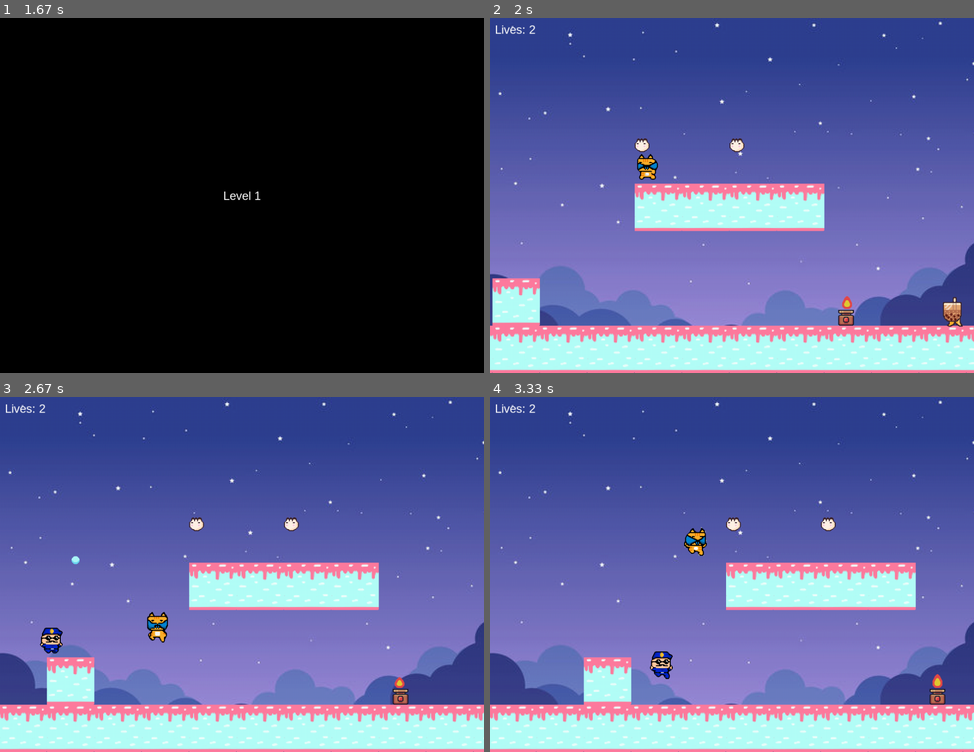
Above: before the commit, frames 1-4 (two rows, left to right).
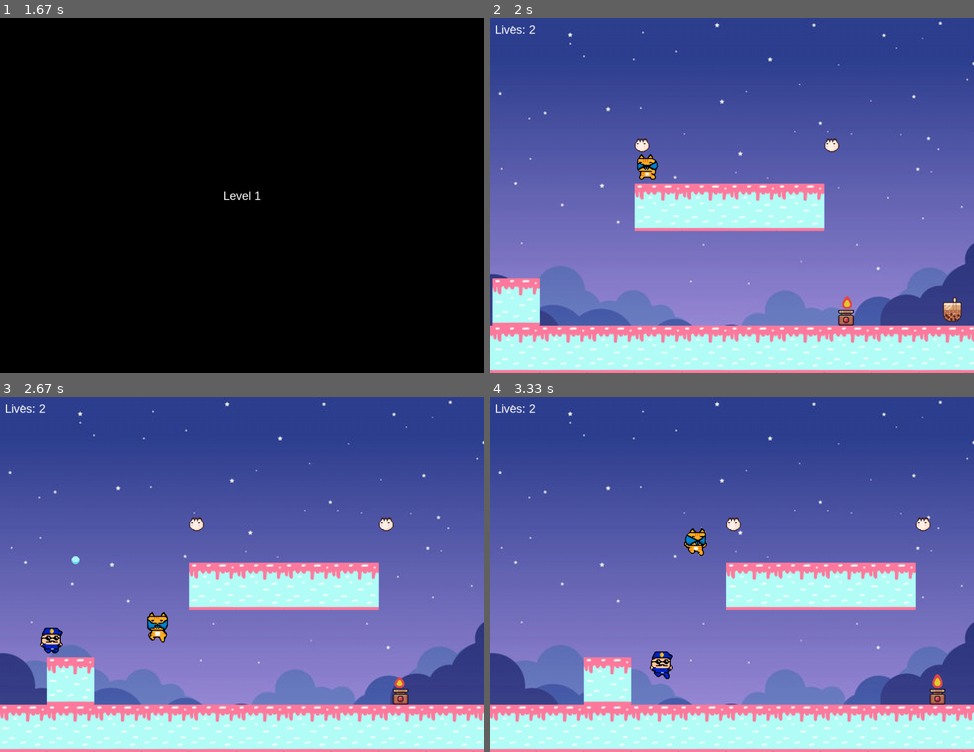
Above: after the commit, the same moments.

Repository: biancafu/pygame_hackathon
Game: pygame game, started from main.py
Two runs of this game, one before a commit and one after it. Both use one fixed random seed, a clock stepped at 60 frames per second and the inputs below.
Inputs:
- Up to frame 1 (1.67 s): click "Start Game" at 0.38 s
- Up to frame 2 (2 s): hold Left from 1.67 s (still down)
- Up to frame 3 (2.67 s): release Left at 2.2 s; tap S at 2.23 s; hold Left from 2.57 s (still down); tap Space at 2.63 s
- Up to frame 4 (3.33 s): tap Space at 2.93, 3.07 s; release Left at 2.97 s; hold Right from 3 s (still down)

Frame 1 is identical in both runs. In frame 2, 0.2% of the frame differs, in the area x 49-98%, y 33-87%; in frame 3, 0.2%; in frame 4, 0.2%.

Commit message:
designing level blocks

Diff:
--- a/main.py
+++ b/main.py
@@ -42,13 +42,13 @@
 PLAYER_VEL = 5
 POLICE_VEL = 4
 
-BG_IMG = pygame.transform.scale2x(pygame.image.load(os.path.join("imgs", "bg.jpg")))
 
 window = pygame.display.set_mode((WIN_WIDTH, WIN_HEIGHT))
 
 # define font for the text
 font = pygame.font.SysFont("Arial", 24)
 
+BG_IMG = pygame.transform.scale2x(pygame.image.load(os.path.join("imgs", "bg.jpg")).convert_alpha())
 
 
 ################### IMG HANDLING #####################
@@ -279,6 +279,7 @@
 
     def loop(self, fps, player): #looping for each frame
         self.y_vel += min(1, (self.fall_count / fps) * self.GRAVITY)
+
         #chasing
         self.move_towards_player(player)
 
@@ -696,7 +697,6 @@
 
     pygame.display.update()
 
-
 def level_design(block_size):
     design = {}
     objects = []
@@ -708,10 +708,12 @@
             collectibles.append(0)
             destinations.append(0)
         if j == 1:
+            pass
+        if j == 2:
             blocks = []
             traps = []
             heart1 = Heart(block_size * 3, WIN_HEIGHT - block_size * 5, 16, 16)
-            heart2 = Heart(block_size * 5, WIN_HEIGHT - block_size * 5, 16, 16)
+            heart2 = Heart(block_size * 7, WIN_HEIGHT - block_size * 5, 16, 16)
             speed = Speed(900, WIN_HEIGHT - block_size - 64, 32, 32)
             collectibles_bullets = CollectibleBullets(1100, WIN_HEIGHT - block_size - 64, 32, 32)
             #blocks and traps
@@ -749,48 +751,81 @@
                         *traps, fire])
             destinations.append(Destination(1500, WIN_HEIGHT - block_size - 128, 32, 32))
             collectibles.append([heart1, heart2, speed, collectibles_bullets])
-        if j == 2:
+        if j == 3:
             blocks = []
             traps = []
-            heart1 = Heart(block_size * 3, WIN_HEIGHT - block_size * 5, 16, 16)
-            heart2 = Heart(block_size * 7, WIN_HEIGHT - block_size * 5, 16, 16)
-            speed = Speed(900, WIN_HEIGHT - block_size - 64, 32, 32)
-            collectibles_bullets = CollectibleBullets(1100, WIN_HEIGHT - block_size - 64, 32, 32)
+            heart1 = Heart(5020, WIN_HEIGHT - block_size * 6.5, 16, 16)
+            heart2 = Heart(7200, WIN_HEIGHT - block_size * 5, 16, 16)
+            speed1 = Speed(900, WIN_HEIGHT - block_size - 64, 32, 32)
+            speed2 = Speed(2500, WIN_HEIGHT - block_size - 64, 32, 32)
+            collectibles_bullets = CollectibleBullets(block_size * 5.2, WIN_HEIGHT - block_size * 6.5, 32, 32)
             #blocks and traps
-            fire = Fire(700, WIN_HEIGHT - block_size - 64, 16, 32)
+            fire = Fire(3900, WIN_HEIGHT - block_size - 64, 16, 32)
             fire.on()
-            floor = [Block(i * block_size, WIN_HEIGHT - block_size, block_size) for i in range(-WIN_WIDTH // block_size, (WIN_WIDTH * 20)// block_size)]
+            floor = [Block(i * block_size, WIN_HEIGHT - block_size, block_size) for i in range(-WIN_WIDTH // block_size, (WIN_WIDTH * 11)// block_size)]
 
             placed_traps = set()  # set to keep track of placed trap coordinates
 
-            for i in range(5):  # create 5 traps
-                while True:
-                    x = random.randint(block_size * 4, WIN_WIDTH * 5 - block_size * 4)  # generate a random x coordinate within a range
-                    y = WIN_HEIGHT - block_size - 30  # set y-coordinate to floor level
-                    # check if there's a block at this position
-                    for block in blocks:
-                        if block.x <= x <= block.x + block.width and block.y <= y <= block.y + block.height:
-                            # there's a block at this position, adjust y-coordinate
-                            y = block.y - 43
-                            break  # stop iterating over blocks since we found one that overlaps
-                    # check if the coordinates are already taken by another trap
-                    if (x,y) not in placed_traps:
-                    # add the trap to the list and add its coordinates to the placed set
-                        trap = Trap(x, y, 16, 32)
-                        trap.change_image("Idle")
-                        traps.append(trap)
-                        placed_traps.add((x, y))
-                        break # found an available coordinate, break out of the loop
             #design
             objects.append([*floor,
                         Block(0, WIN_HEIGHT - block_size * 2, block_size),
-                        Block(block_size * 3, WIN_HEIGHT - block_size * 4, block_size),
-                        Block(block_size * 4, WIN_HEIGHT - block_size * 4, block_size),
-                        Block(block_size * 5, WIN_HEIGHT - block_size * 4, block_size),
-                        Block(block_size * 6, WIN_HEIGHT - block_size * 4, block_size),
+                        Block(block_size * 5, WIN_HEIGHT - block_size * 5.5, block_size),
+                        #small floating
+                        Block(block_size * 8, WIN_HEIGHT - block_size * 5, block_size),
+                        Block(block_size * 9, WIN_HEIGHT - block_size * 5, block_size),
+                        Block(block_size * 10, WIN_HEIGHT - block_size * 5, block_size),
+
+                        Block(block_size * 12, WIN_HEIGHT - block_size * 2, block_size),
+                        Block(1200, WIN_HEIGHT - block_size * 2, block_size),
+                        Block(1350, WIN_HEIGHT - block_size * 5, block_size),
+                        Block(1700, WIN_HEIGHT - block_size * 3.2, block_size),
+                        Block(1950, WIN_HEIGHT - block_size * 3.2, block_size),
+
+                        Block(2200, WIN_HEIGHT - block_size * 3.5, block_size),
+                        Block(2200 + block_size, WIN_HEIGHT - block_size * 3.5, block_size),
+                        Block(2050, WIN_HEIGHT - block_size * 6, block_size),
+
+                        Block(2470, WIN_HEIGHT - block_size * 6, block_size),
+                        Block(2470+block_size, WIN_HEIGHT - block_size * 6, block_size),
+
+                        Block(2850, WIN_HEIGHT - block_size * 2, block_size),
+                        Block(2850, WIN_HEIGHT - block_size * 3, block_size),
+                        Block(3100, WIN_HEIGHT - block_size * 5, block_size),
+                        Block(3350, WIN_HEIGHT - block_size * 2, block_size),
+                        Block(3350, WIN_HEIGHT - block_size * 3, block_size),
+
+
+
+
+                        #thin blocks
+                        Block(3750, WIN_HEIGHT - block_size * 2, block_size),
+                        Block(3750, WIN_HEIGHT - block_size * 3, block_size),
+                        Block(4170, WIN_HEIGHT - block_size * 2, block_size),
+                        Block(4170, WIN_HEIGHT - block_size * 3, block_size),
+                        #thick blocks
+                        Block(4650, WIN_HEIGHT - block_size * 2, block_size),
+                        Block(4650, WIN_HEIGHT - block_size * 3, block_size),
+                        Block(4650 + block_size, WIN_HEIGHT - block_size * 2, block_size),
+                        Block(4650 + block_size, WIN_HEIGHT - block_size * 3, block_size),
+                        Block(5000, WIN_HEIGHT - block_size * 5.5, block_size),
+                        Block(5300, WIN_HEIGHT - block_size * 2, block_size),
+                        Block(5300, WIN_HEIGHT - block_size * 3, block_size),
+                        Block(5300 + block_size, WIN_HEIGHT - block_size * 2, block_size),
+                        Block(5300 + block_size, WIN_HEIGHT - block_size * 3, block_size),
+
+                        #steps
+                        Block(5600 + block_size, WIN_HEIGHT - block_size * 3, block_size),
+                        Block(5750 + block_size, WIN_HEIGHT - block_size * 4.5, block_size),
+                        Block(5900 + block_size, WIN_HEIGHT - block_size * 6, block_size),
+
+                        Block(6050 + block_size, WIN_HEIGHT - block_size * 6, block_size),
+                        Block(6050 + block_size, WIN_HEIGHT - block_size * 6, block_size),
+
+
+
                         *traps, fire])
-            destinations.append(Destination(1500, WIN_HEIGHT - block_size - 128, 32, 32))
-            collectibles.append([heart1, heart2, speed, collectibles_bullets])
+            destinations.append(Destination(10000, WIN_HEIGHT - block_size - 128, 32, 32))
+            collectibles.append([heart1, heart2, speed1, speed2, collectibles_bullets])
 
     design["objects"] = objects
     design["collectibles"] = collectibles
@@ -918,7 +953,7 @@
 def main(window):
     while True:
         window.blit(BG_IMG, (0,0))
-        instruction_image = pygame.image.load("keys.png")
+        instruction_image = pygame.image.load("keys.png").convert_alpha()
         window.blit(instruction_image, (260, 100))
 
         # Set up the font
